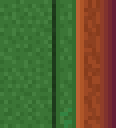
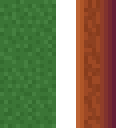
Two versions of the same layered image (128x128). Layer-by-layer changes:
hid "Shadow", moved it above "Lip" over 52, 0, 56, 128
painted on "Edge" over 56, 0, 76, 128
